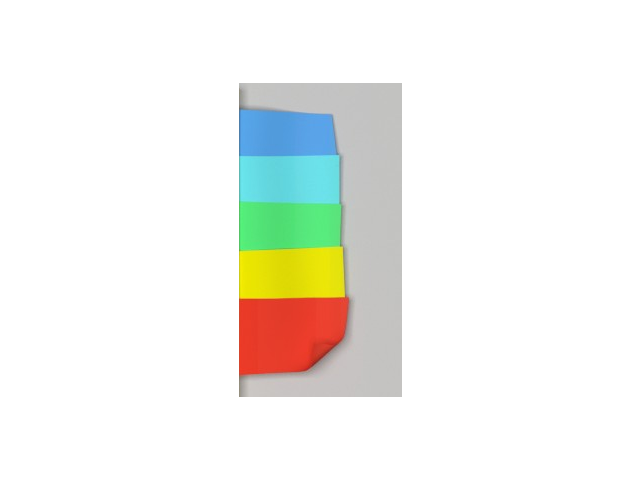
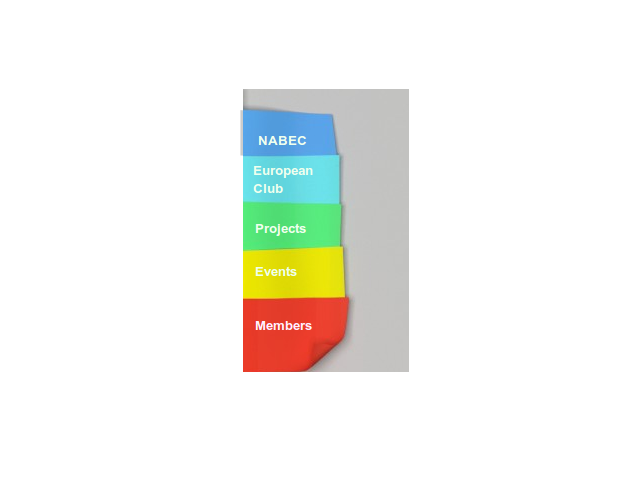
Two versions of the same layered image (640x480). Layer-by-layer changes:
added layer "Pasted Layer#2" above "darkblue" over 253, 89, 409, 372
showed "darkblue" over 240, 110, 307, 156
hid "Pasted Layer", moved it above "blue", painted on it over 239, 83, 409, 397
